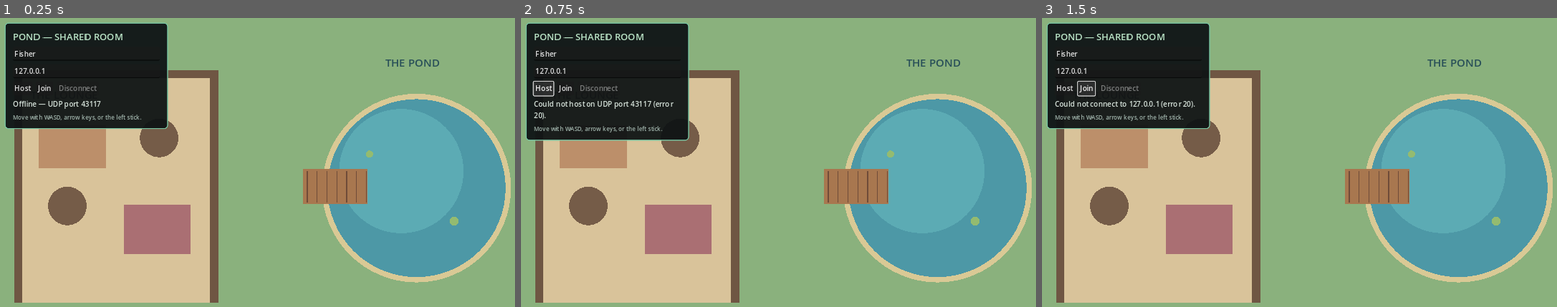
Above: before the commit, frames 1-3 (left to right).
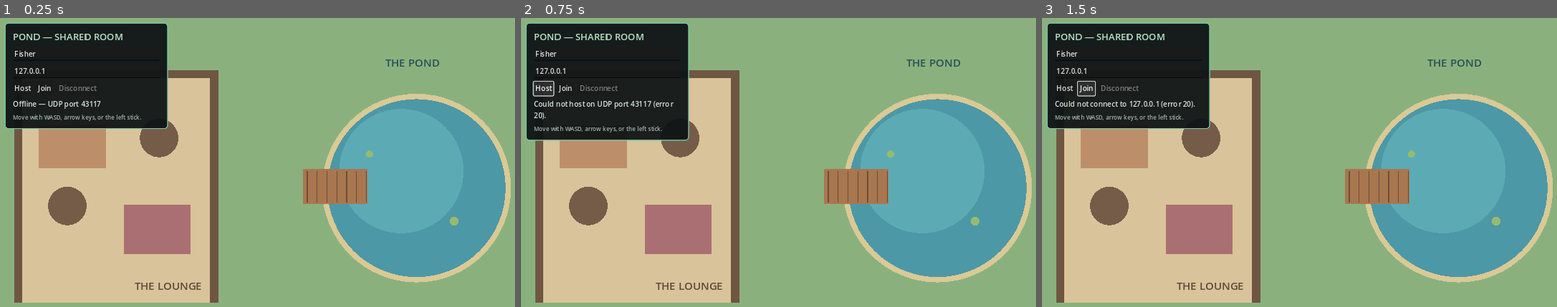
Above: after the commit, the same moments.

Repository: dain98/pond
Game: Godot game, scene res://scenes/main.tscn
Same seed, same stepped clock (60 frames per second), same inputs: the game is played once before the commit and once after it.
Inputs:
- Up to frame 1 (0.25 s): no input
- Up to frame 2 (0.75 s): click "Host" at 0.5 s
- Up to frame 3 (1.5 s): click "Join" at 1.25 s

The runs differ from the first frame. In frame 1, 0.2% of the frame differs, in the area x 26-40%, y 91-95%; in frame 2, 0.2%; in frame 3, 0.2%.

Commit message:
Add automated project and visual checks

Diff:
--- a/scripts/main.gd
+++ b/scripts/main.gd
@@ -76,7 +76,7 @@
 
 func _build_world_labels() -> void:
 	var lounge_label := Label.new()
-	lounge_label.position = Vector2(78.0, 163.0)
+	lounge_label.position = Vector2(310.0, 590.0)
 	lounge_label.text = "THE LOUNGE"
 	lounge_label.add_theme_font_size_override("font_size", 24)
 	lounge_label.add_theme_color_override("font_color", Color("5d4939"))
@@ -189,7 +189,7 @@
 	multiplayer.multiplayer_peer = peer
 	var host_name := _sanitized_name(name_edit.text)
 	player_names[1] = host_name
-	_spawn_player_local(1, host_name, _spawn_position(1))
+	_spawn_player_local(1, host_name, _spawn_position(0))
 	_set_connected_ui(true)
 	_set_status("Hosting on UDP port %d as %s." % [PORT, host_name])
 	print("POND_SERVER_STARTED port=%d name=%s" % [PORT, host_name])
@@ -282,8 +282,9 @@
 		)
 
 	var safe_name := _sanitized_name(requested_name)
+	var spawn_position := _spawn_position(player_names.size())
 	player_names[sender_id] = safe_name
-	_spawn_player.rpc(sender_id, safe_name, _spawn_position(sender_id))
+	_spawn_player.rpc(sender_id, safe_name, spawn_position)
 	_set_status("Hosting %d player(s) on UDP port %d." % [players.size(), PORT])
 	print("POND_PLAYER_REGISTERED id=%d name=%s" % [sender_id, safe_name])
 
@@ -387,7 +388,7 @@
 				print("POND_MOVEMENT_OBSERVED id=%d position=%s" % [peer_id, state[peer_id]])
 
 
-func _spawn_position(peer_id: int) -> Vector2:
+func _spawn_position(spawn_index: int) -> Vector2:
 	var positions: Array[Vector2] = [
 		Vector2(560.0, 350.0),
 		Vector2(560.0, 430.0),
@@ -396,7 +397,7 @@
 		Vector2(530.0, 510.0),
 		Vector2(530.0, 270.0),
 	]
-	return positions[absi(peer_id - 1) % positions.size()]
+	return positions[absi(spawn_index) % positions.size()]
 
 
 func _sanitized_name(value: String) -> String:
--- a/scripts/player.gd
+++ b/scripts/player.gd
@@ -16,7 +16,7 @@
 	display_name = new_display_name
 	position = spawn_position
 	target_position = spawn_position
-	player_color = _color_for_peer(peer_id)
+	player_color = _color_for_name(display_name)
 	$NameLabel.text = display_name
 	queue_redraw()
 
@@ -49,7 +49,7 @@
 	draw_rect(Rect2(2.0, 18.0, 6.0, 4.0), Color("263b40"))
 
 
-func _color_for_peer(id: int) -> Color:
+func _color_for_name(player_name: String) -> Color:
 	var palette: Array[Color] = [
 		Color("78c6a3"),
 		Color("f2a65a"),
@@ -58,4 +58,4 @@
 		Color("e6c15a"),
 		Color("74c9d4"),
 	]
-	return palette[absi(id) % palette.size()]
+	return palette[absi(player_name.hash()) % palette.size()]
--- /dev/null
+++ b/tests/visual/compare_images.gd
@@ -0,0 +1,92 @@
+extends SceneTree
+
+const CHANNEL_TOLERANCE := 8.0 / 255.0
+const MAX_DIFFERENT_PIXEL_RATIO := 0.02
+const MAX_MEAN_CHANNEL_DIFFERENCE := 0.005
+
+
+func _init() -> void:
+	var arguments := OS.get_cmdline_user_args()
+	if arguments.size() != 3:
+		printerr("Usage: compare_images.gd EXPECTED ACTUAL DIFFERENCE")
+		quit(2)
+		return
+
+	var expected := _load_image(arguments[0])
+	var actual := _load_image(arguments[1])
+	if expected == null or actual == null:
+		quit(2)
+		return
+
+	if expected.get_size() != actual.get_size():
+		printerr(
+			"Visual dimensions differ: expected %s, actual %s"
+			% [expected.get_size(), actual.get_size()]
+		)
+		quit(1)
+		return
+
+	var difference := Image.create(
+		expected.get_width(),
+		expected.get_height(),
+		false,
+		Image.FORMAT_RGBA8
+	)
+	var different_pixels := 0
+	var total_channel_difference := 0.0
+	var total_pixels := expected.get_width() * expected.get_height()
+
+	for y in expected.get_height():
+		for x in expected.get_width():
+			var expected_color := expected.get_pixel(x, y)
+			var actual_color := actual.get_pixel(x, y)
+			var red_difference := absf(expected_color.r - actual_color.r)
+			var green_difference := absf(expected_color.g - actual_color.g)
+			var blue_difference := absf(expected_color.b - actual_color.b)
+			var largest_difference := maxf(
+				red_difference,
+				maxf(green_difference, blue_difference)
+			)
+
+			total_channel_difference += (
+				red_difference + green_difference + blue_difference
+			)
+			if largest_difference > CHANNEL_TOLERANCE:
+				different_pixels += 1
+				difference.set_pixel(
+					x,
+					y,
+					Color(minf(largest_difference * 4.0, 1.0), 0.0, 0.0, 1.0)
+				)
+			else:
+				difference.set_pixel(x, y, Color(0.0, 0.0, 0.0, 1.0))
+
+	var different_ratio := float(different_pixels) / float(total_pixels)
+	var mean_channel_difference := total_channel_difference / float(total_pixels * 3)
+	var save_error := difference.save_png(arguments[2])
+	if save_error != OK:
+		printerr("Could not save difference image: %s" % arguments[2])
+
+	print(
+		"Visual comparison: %.3f%% pixels differ; mean channel difference %.5f"
+		% [different_ratio * 100.0, mean_channel_difference]
+	)
+
+	if (
+		different_ratio > MAX_DIFFERENT_PIXEL_RATIO
+		or mean_channel_difference > MAX_MEAN_CHANNEL_DIFFERENCE
+	):
+		printerr("Visual regression exceeded the configured tolerance.")
+		quit(1)
+		return
+
+	quit(0)
+
+
+func _load_image(path: String) -> Image:
+	var image := Image.new()
+	var error := image.load(path)
+	if error != OK:
+		printerr("Could not load image: %s (error %d)" % [path, error])
+		return null
+	return image
Not shown, added: tests/visual/baselines/.gdignore
Binary file added: tests/visual/baselines/host.png
Binary file added: tests/visual/baselines/joined.png
Not shown, added: tests/visual/compare_images.gd.uid
Not shown, added: .github/workflows/checks.yml
Not shown, changed: .gitignore
Not shown, changed: README.md
Not shown, added: scripts/check_project.sh
Not shown, changed: scripts/smoke_test.sh
Not shown, added: scripts/visual_test.sh
